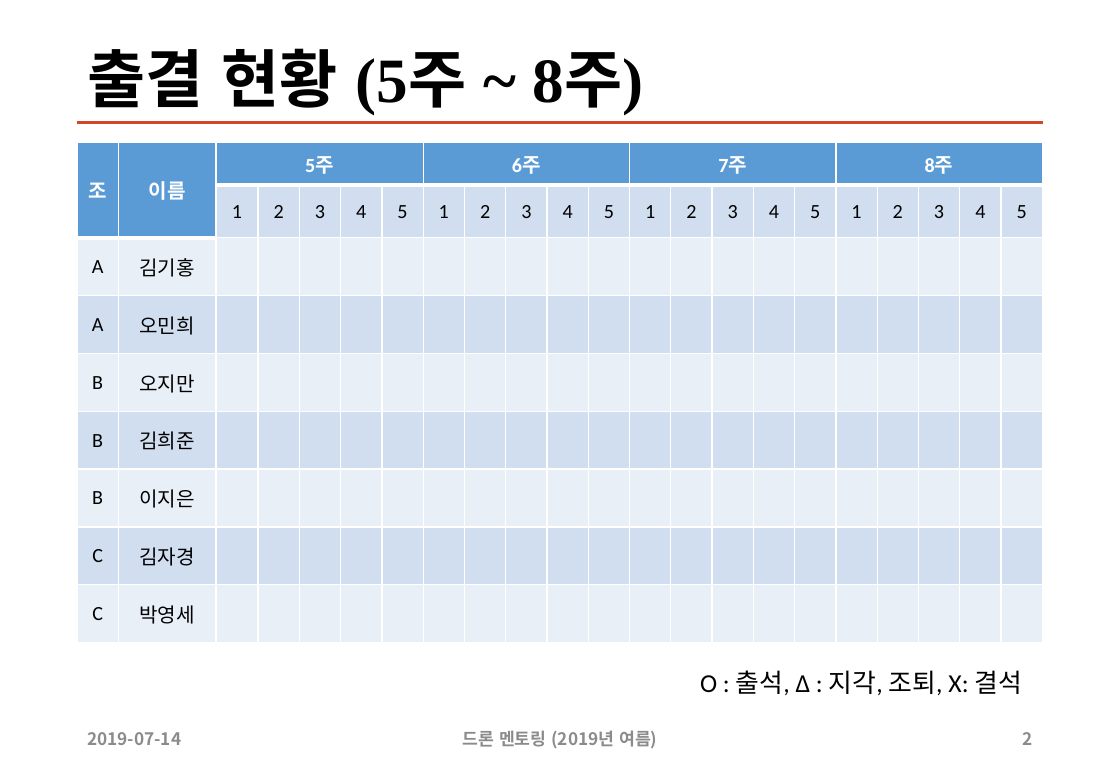
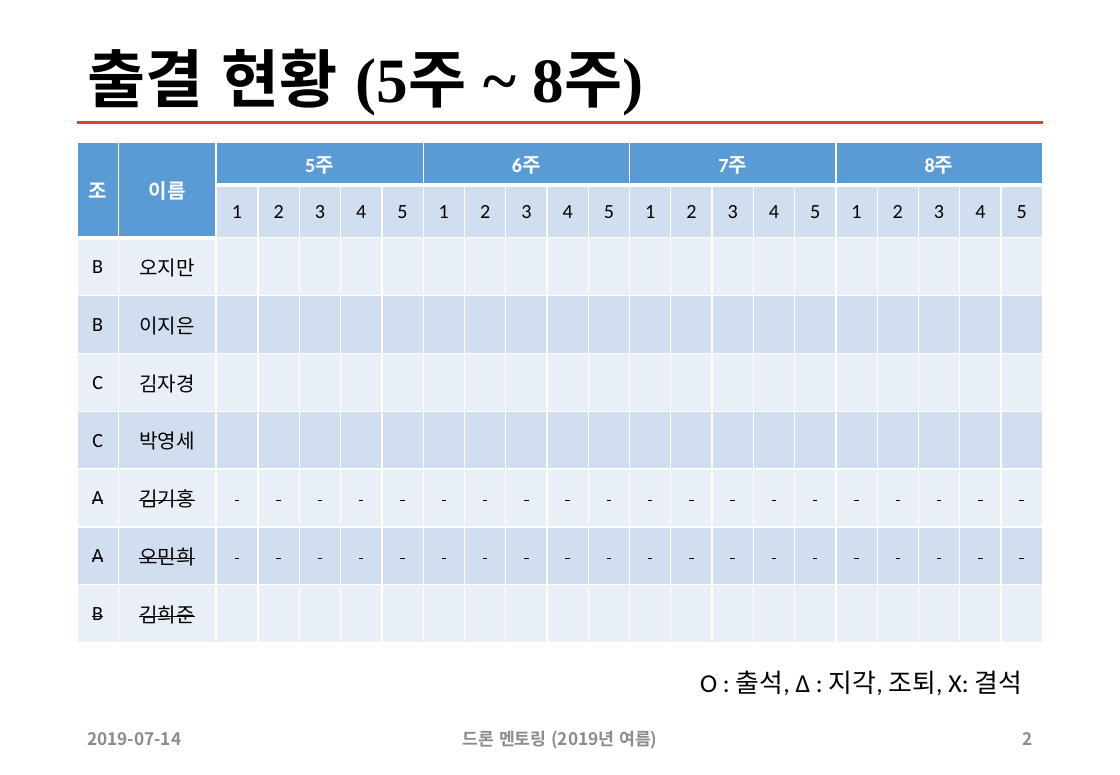
Before and after one commit to sunabove/drone_mentoring, a slide deck: slide 2 of 110 드론 멘토링 출결 현황 V1.1.pptx. Drawn at 1120x775 pixels with LibreOffice and Linux fonts; fonts in the diff are those of the drawing. Boxes give left, top, right and bottom in pixels: in the first picture for what was removed or moved away, otherwise in the second. Text is boxed around its words. In the diff, an @@ line names an element or a change of style, - is before the commit and + after.

```diff
--- a/110 드론 멘토링 출결 현황 V1.1.pptx
+++ b/110 드론 멘토링 출결 현황 V1.1.pptx
@@ table at box(77, 142, 1045, 643) @@
-row 3: A | 김기홍 |  |  |  |  |  |  |  |  |  |  |  |  |  |  |  |  |  |  |  | 
-row 4: A | 오민희 |  |  |  |  |  |  |  |  |  |  |  |  |  |  |  |  |  |  |  | 
-row 6: B | 김희준 |  |  |  |  |  |  |  |  |  |  |  |  |  |  |  |  |  |  |  | 
+row 7: A | 김기홍 |  |  |  |  |  |  |  |  |  |  |  |  |  |  |  |  |  |  |  | 
+row 8: A | 오민희 |  |  |  |  |  |  |  |  |  |  |  |  |  |  |  |  |  |  |  | 
+row 9: B | 김희준 |  |  |  |  |  |  |  |  |  |  |  |  |  |  |  |  |  |  |  | 
```
Also in this commit, not shown: 1 other slide changed, 3 other files.
